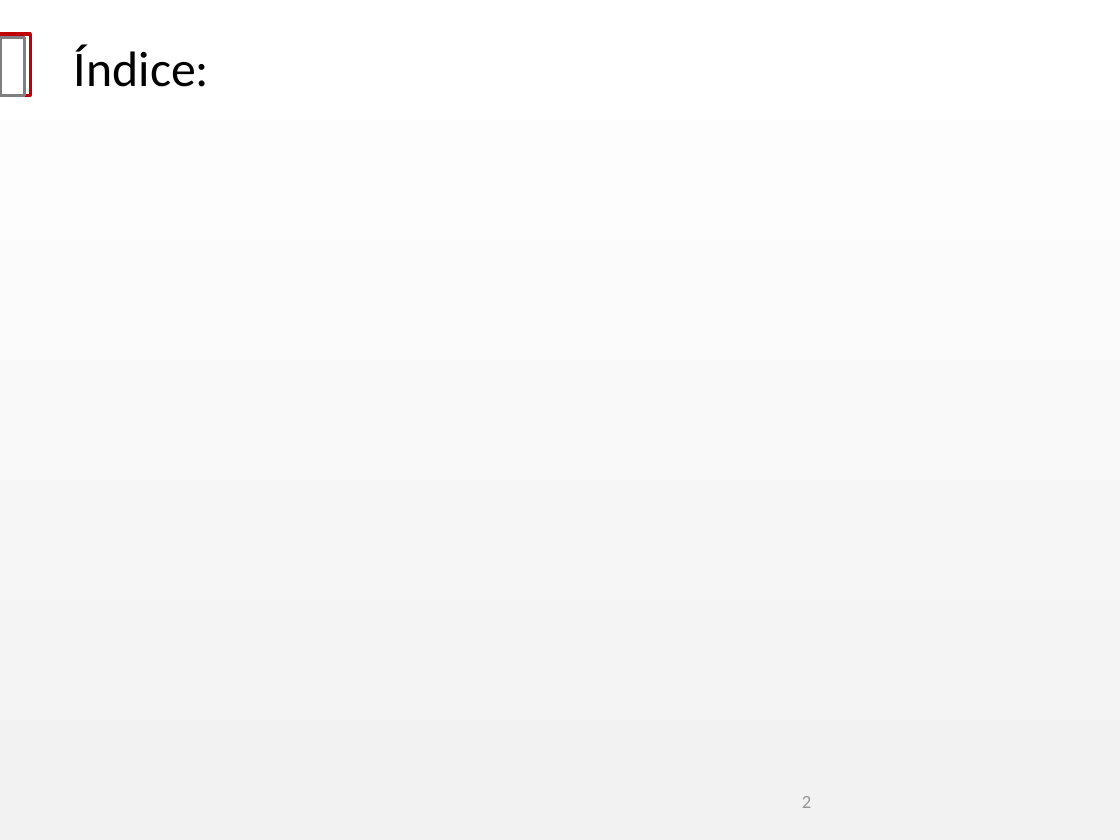
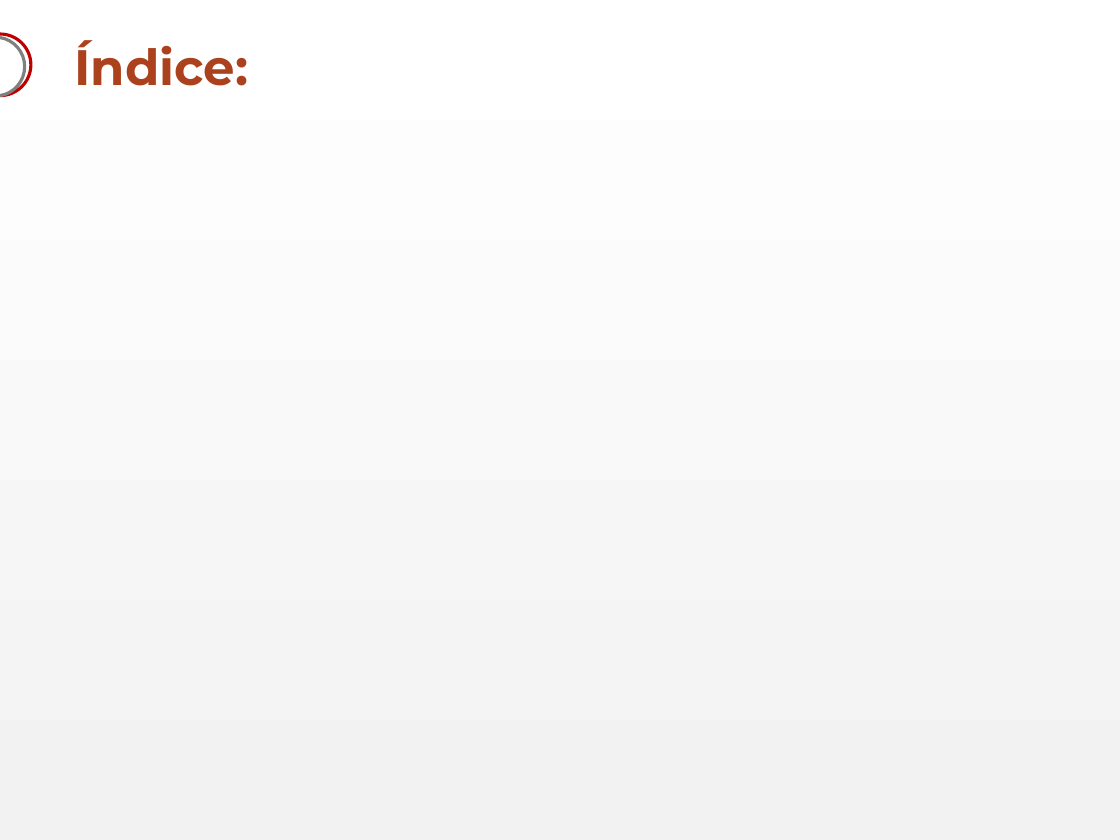
Before and after one commit to akukulanski/RF_Switch_3GHz, a slide deck: slide 2 of Presentación/RF Switch.pptx. Drawn at 1120x840 pixels with LibreOffice and Linux fonts; fonts in the diff are those of the drawing; background and template pictures are left out. Boxes give left, top, right and bottom in pixels: in the first picture for what was removed or moved away, otherwise in the second. Text is boxed around its words. In the diff, an @@ line names an element or a change of style, - is before the commit and + after.

```diff
--- a/Presentación/RF Switch.pptx
+++ b/Presentación/RF Switch.pptx
@@ title "Índice:" at [74, 40, 248, 86]: font Calibri to Montserrat, text colour #000000 to #AC411D, bold on; line spacing 1 to 0.9 @@
@@ rectangle removed at [0, 34, 31, 95] @@
@@ rectangle removed at [0, 38, 25, 96] @@
@@ freeform shape added at [0, 34, 31, 95], outline #C00000 2 pt @@
@@ freeform shape added at [0, 38, 25, 96], outline #7F7F7F 2 pt @@
@@ page number removed at [802, 796, 811, 808] @@
-2
```
Also in this commit, not shown: 14 other slides changed.
